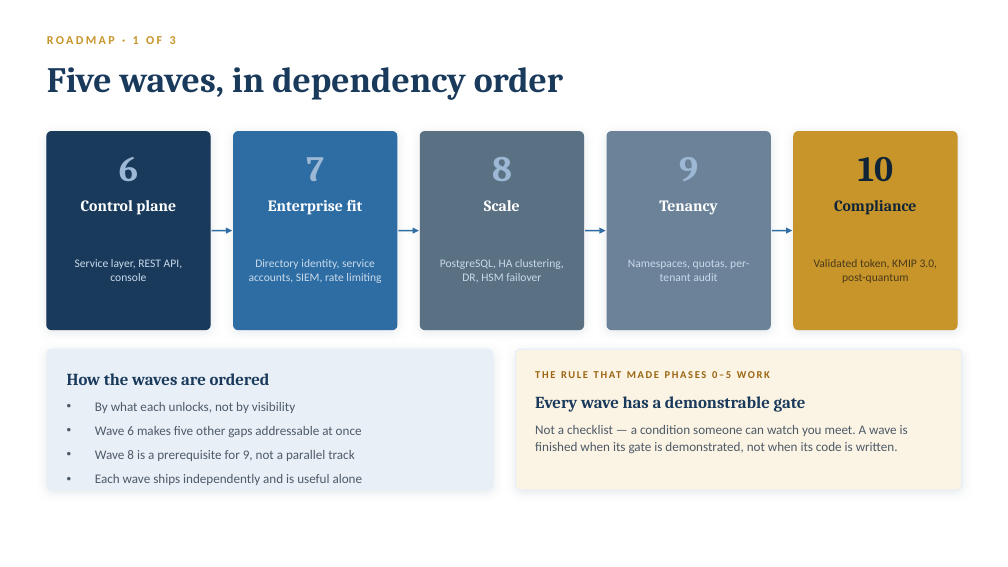
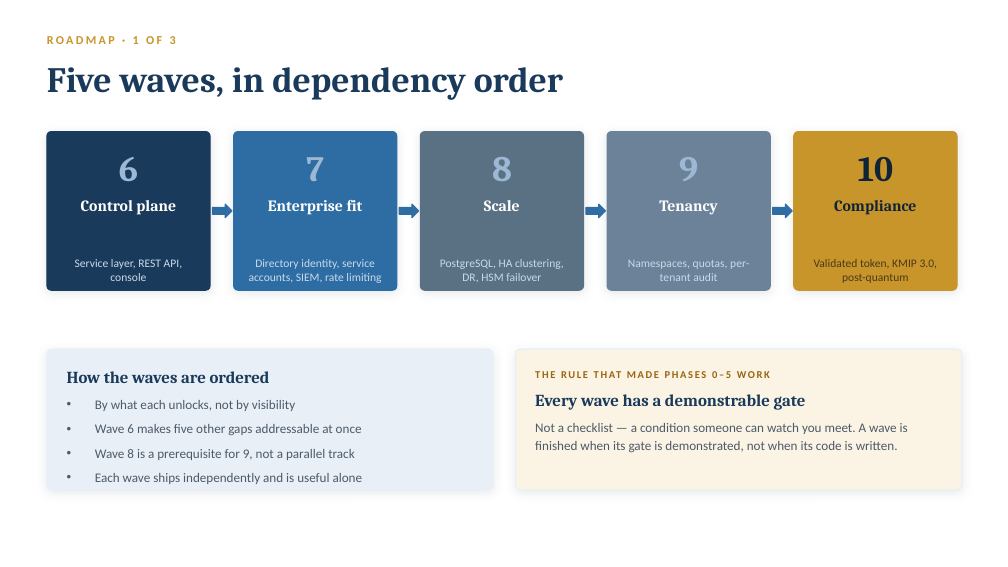
Before and after one commit to Gaillotte/Noida, a slide deck: slide 13 of KMIP_PKCS11_Overview_Deck.pptx. Drawn at 1008x567 pixels with LibreOffice and Linux fonts; fonts in the diff are those of the drawing. Boxes give left, top, right and bottom in pixels: in the first picture for what was removed or moved away, otherwise in the second. Text is boxed around its words. In the diff, an @@ line names an element or a change of style, - is before the commit and + after.

```diff
--- a/KMIP_PKCS11_Overview_Deck.pptx
+++ b/KMIP_PKCS11_Overview_Deck.pptx
@@ rounded rectangle: place and size @@
-rounded rectangle at (47, 132, 210, 330)
+rounded rectangle at (47, 132, 210, 290)
@@ rounded rectangle: place and size @@
-rounded rectangle at (234, 132, 397, 330)
+rounded rectangle at (234, 132, 397, 290)
@@ rounded rectangle: place and size @@
-rounded rectangle at (420, 132, 584, 330)
+rounded rectangle at (420, 132, 584, 290)
@@ rounded rectangle: place and size @@
-rounded rectangle at (607, 132, 771, 330)
+rounded rectangle at (607, 132, 771, 290)
@@ proportions changed in 5 elements at (47, 132, 210, 290), (234, 132, 397, 290), (420, 132, 584, 290), (607, 132, 771, 290), (794, 132, 957, 290) @@
@@ rounded rectangle: place and size @@
-rounded rectangle at (794, 132, 957, 330)
+rounded rectangle at (794, 132, 957, 290)
@@ right arrow added at (212, 204, 232, 218), fill #2E6DA4, outline #2E6DA4 1 pt @@
@@ right arrow added at (399, 204, 419, 218), fill #2E6DA4, outline #2E6DA4 1 pt @@
@@ right arrow added at (586, 204, 606, 218), fill #2E6DA4, outline #2E6DA4 1 pt @@
@@ right arrow added at (773, 204, 792, 218), fill #2E6DA4, outline #2E6DA4 1 pt @@
@@ arrow removed from (212, 231) to (232, 231) @@
@@ arrow removed from (399, 231) to (419, 231) @@
@@ arrow removed from (585, 231) to (606, 231) @@
@@ arrow removed from (772, 231) to (792, 231) @@
```
Also in this commit, not shown: 8 other slides changed, 4 other files.
